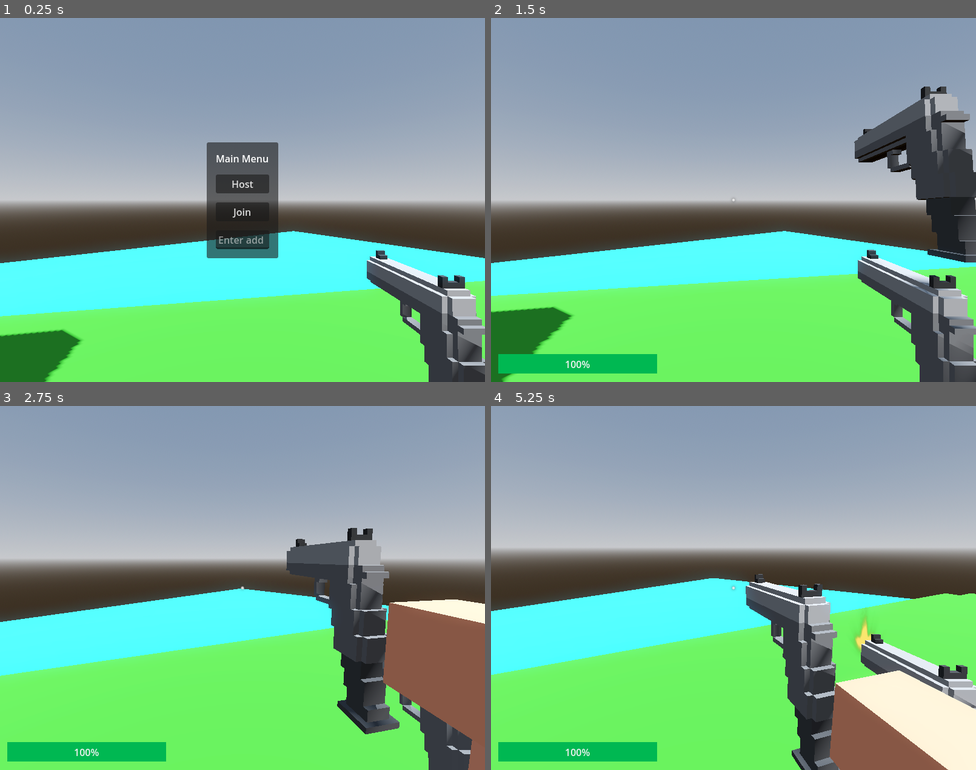
Above: before the commit, frames 1-4 (two rows, left to right).
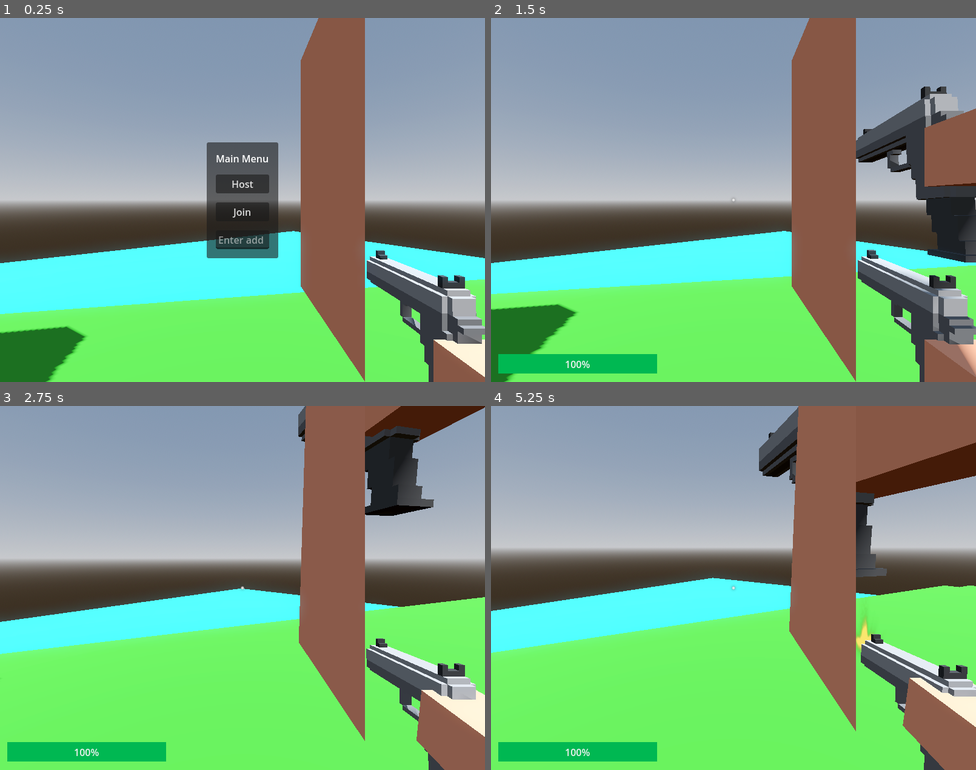
Above: after the commit, the same moments.

Repository: qdanq/Battle-duo
Game: Godot game, scene res://world.tscn
The game is run twice, just before and just after one commit, with the same random seed, the same clock (stepped at 60 frames per second) and the same inputs.
Inputs (mouse positions are in pixels of both pictures, inside the frame that each line leads up to):
- Up to frame 1 (0.25 s): no input
- Up to frame 2 (1.5 s): click (733, 240) at 0.52 s; type "12" at 0.6 s; click "Host" at 1.25 s
- Up to frame 3 (2.75 s): tap Enter (ui_accept) at 2, 2.27 s; move the mouse to (266, 588) at 2.02 s; hold Up (ui_up) from 2.03 s (still down); click (266, 588) at 2.1 s
- Up to frame 4 (5.25 s): keep holding Up (ui_up); move the mouse to (709, 588) at 2.77 s; click (709, 588) at 2.85 s; tap Enter (ui_accept) at 3.02, 4.52 s; move the mouse to (743, 580) at 3.52 s; click (743, 580) at 3.6 s; move the mouse to (728, 595) at 4.27 s; click (728, 595) at 4.35 s; move the mouse to (767, 591) at 5.02 s; click (767, 591) at 5.1 s

The runs differ from the first frame. In frame 1, 13% of the frame differs, in the area x 0-100%, y 0-100%; in frame 2, 15%; in frame 3, 27%; in frame 4, 30%.

Commit message:
Change collision_shape.

Diff:
--- a/player.tscn
+++ b/player.tscn
@@ -295,8 +295,8 @@
 properties/1/sync = true
 properties/1/watch = false
 properties/2/path = NodePath("Camera3D:rotation")
-properties/2/spawn = true
-properties/2/sync = true
+properties/2/spawn = false
+properties/2/sync = false
 properties/2/watch = false
 
 [sub_resource type="CapsuleShape3D" id="CapsuleShape3D_bgyhf"]
@@ -311,7 +311,8 @@
 mesh = ExtResource("1_bisgf")
 
 [node name="Camera3D" type="Camera3D" parent="."]
-transform = Transform3D(1, 0, 0, 0, 1, 0, 0, 0, 1, -0.391177, 0.717609, -0.399699)
+transform = Transform3D(1, 0, 0, 0, 1, 0, 0, 0, 1, -0.391177, 0.717609, -0.301653)
+current = true
 
 [node name="Pistol" type="MeshInstance3D" parent="Camera3D"]
 transform = Transform3D(-3.61999e-07, 0, 0.1, 0, 0.1, 0, -0.1, 0, -3.61999e-07, 0.55674, -0.476864, -0.461548)
@@ -352,7 +353,7 @@
 stream = ExtResource("5_brkps")
 
 [node name="CollisionShape3D" type="CollisionShape3D" parent="."]
-transform = Transform3D(1, 0, 0, 0, 1, 0, 0, 0, 1.30971, -0.272396, 0.458333, -0.189)
+transform = Transform3D(1, 0, -1.77636e-15, 0, 0.778908, 0, 0, 0, 0.487336, -0.272396, 0.568093, -0.189)
 shape = SubResource("CapsuleShape3D_bgyhf")
 
 [connection signal="animation_finished" from="AnimationPlayer" to="." method="_on_animation_player_animation_finished"]
